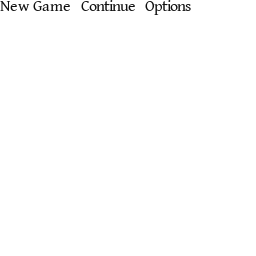
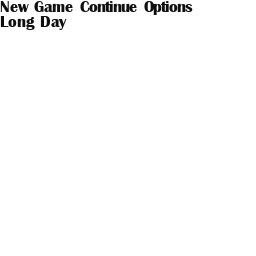
Comparing the layer stacks of the two 256 x 256 images. Changes:
added layer "Long Day" above "New Game" over (0, 16, 67, 30)
painted on "New Game" over (0, 1, 73, 12)
painted on "Continue" over (80, 0, 137, 12)
painted on "Options" over (144, 0, 193, 15)
